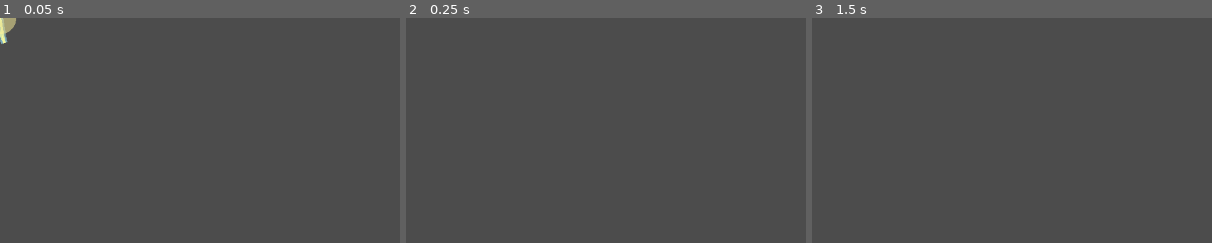
Above: before the commit, frames 1-3 (left to right).
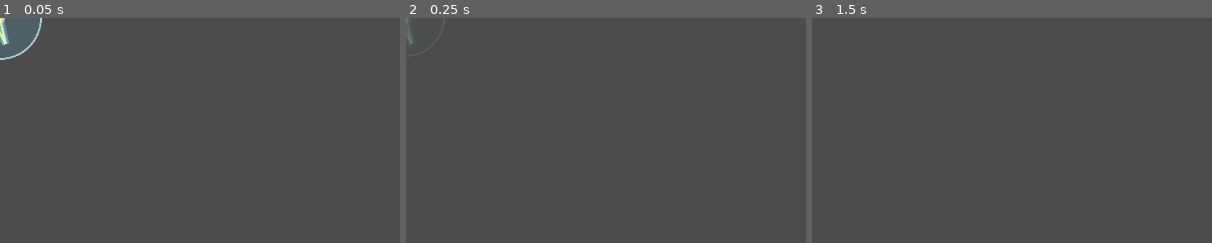
Above: after the commit, the same moments.

Repository: EthanAGi/CircleSurvivor
Game: Godot game, scene res://scenes/lightning.tscn
Two runs of this game, one before a commit and one after it. Both use one fixed random seed, a clock stepped at 60 frames per second and the inputs below. This scene is started directly instead of the project's main scene.
Inputs (mouse positions are % of the whole screen's width and height, from its top left):
- Up to frame 1 (0.05 s): no input
- Up to frame 2 (0.25 s): no input
- Up to frame 3 (1.5 s): tap Enter (ui_accept) at 0.5, 0.77, 1.25 s; move the mouse to (72, 45) at 0.52 s; hold D (move_right) 0.53-1.28 s; move the mouse to (30, 55) at 1.27 s; hold S (move_down) from 1.28 s (still down)
The pictures show only the part of the screen within x 0-50%, y 0-50%; the shares and areas given below are measured in that part.

The runs differ from the first frame. In frame 1, 1.5% of the frame differs, in the area x 0-11%, y 0-19%; in frame 2, less than 0.1%; in frame 3, nothing differs.

Commit message:
Add: Lightning AoE Affect

Diff:
--- a/scripts/lightning.gd
+++ b/scripts/lightning.gd
@@ -1,7 +1,7 @@
 extends Node2D
 
-@export var lifetime: float = 0.18
-@export var strike_radius: float = 26.0
+@export var lifetime: float = 0.28
+@export var strike_radius: float = 70.0
 
 var elapsed: float = 0.0
 
@@ -19,22 +19,30 @@
 	var t: float = clamp(elapsed / lifetime, 0.0, 1.0)
 	var alpha: float = 1.0 - t
 
-	var top := Vector2(0, -90)
-	var p1 := Vector2(-8, -55)
-	var p2 := Vector2(10, -20)
-	var p3 := Vector2(-6, 10)
-	var p4 := Vector2(7, 40)
-	var bottom := Vector2(0, 0)
+	var top := Vector2(0, -100)
+	var p1 := Vector2(-10, -60)
+	var p2 := Vector2(12, -25)
+	var p3 := Vector2(-8, 8)
+	var p4 := Vector2(9, 42)
+	var bottom := Vector2.ZERO
 
 	var bolt_color := Color(1.0, 1.0, 0.6, alpha)
-	var glow_color := Color(0.6, 0.9, 1.0, alpha * 0.55)
-	var ground_color := Color(1.0, 0.95, 0.6, alpha * 0.7)
+	var glow_color := Color(0.35, 0.85, 1.0, alpha * 0.55)
+	var aoe_fill_color := Color(0.35, 0.8, 1.0, alpha * 0.18)
+	var aoe_ring_color := Color(0.75, 0.95, 1.0, alpha * 0.95)
+	var ground_color := Color(1.0, 0.95, 0.6, alpha * 0.75)
 
-	draw_line(top, p1, glow_color, 10.0)
-	draw_line(p1, p2, glow_color, 10.0)
-	draw_line(p2, p3, glow_color, 10.0)
-	draw_line(p3, p4, glow_color, 10.0)
-	draw_line(p4, bottom, glow_color, 10.0)
+	var pulse: float = sin(t * PI)
+	var visual_radius: float = strike_radius * (0.75 + pulse * 0.35)
+
+	draw_circle(Vector2.ZERO, visual_radius, aoe_fill_color)
+	draw_arc(Vector2.ZERO, visual_radius, 0.0, TAU, 64, aoe_ring_color, 3.0)
+
+	draw_line(top, p1, glow_color, 12.0)
+	draw_line(p1, p2, glow_color, 12.0)
+	draw_line(p2, p3, glow_color, 12.0)
+	draw_line(p3, p4, glow_color, 12.0)
+	draw_line(p4, bottom, glow_color, 12.0)
 
 	draw_line(top, p1, bolt_color, 4.0)
 	draw_line(p1, p2, bolt_color, 4.0)
@@ -42,4 +50,4 @@
 	draw_line(p3, p4, bolt_color, 4.0)
 	draw_line(p4, bottom, bolt_color, 4.0)
 
-	draw_circle(Vector2.ZERO, strike_radius, ground_color)
+	draw_circle(Vector2.ZERO, 8.0, ground_color)
--- a/scripts/main.gd
+++ b/scripts/main.gd
@@ -133,6 +133,7 @@
 var lightning_shock_tick_interval: float = 0.45
 var lightning_shock_chain_radius: float = 0.0
 var lightning_shock_chain_damage: int = 0
+var lightning_aoe_radius: float = 0.0
 
 var missile_cooldown: float = 99999.0
 var missile_damage: int = 0
@@ -544,21 +545,56 @@
 		return
 
 	var strikes_to_fire: int = min(lightning_strike_count, nearby_enemies.size())
+	var already_struck_enemies: Array[Area2D] = []
 
 	for i in range(strikes_to_fire):
 		var enemy: Area2D = nearby_enemies[i]
 
 		if enemy == null or not is_instance_valid(enemy):
 			continue
+
+		if enemy in already_struck_enemies:
+			continue
+
+		already_struck_enemies.append(enemy)
+
+		var strike_position: Vector2 = enemy.global_position
+		var strike_damage: int = _roll_damage(lightning_damage)
+		var scaled_aoe_radius: float = lightning_aoe_radius * attack_size_multiplier
 
 		var lightning: Node = lightning_scene.instantiate()
 		lightning.process_mode = Node.PROCESS_MODE_PAUSABLE
 		add_child(lightning)
-		lightning.global_position = enemy.global_position
-		lightning.strike_radius = 26.0 * attack_size_multiplier
+		lightning.global_position = strike_position
+		lightning.strike_radius = scaled_aoe_radius
+
+		_damage_lightning_aoe(strike_position, scaled_aoe_radius, strike_damage)
+
+func _damage_lightning_aoe(strike_position: Vector2, aoe_radius: float, strike_damage: int) -> void:
+	var damaged_enemies: Array[Area2D] = []
+
+	for child in get_children():
+		if not (child is Area2D):
+			continue
+
+		var enemy: Area2D = child as Area2D
+
+		if not is_instance_valid(enemy):
+			continue
+
+		if not enemy.scene_file_path.ends_with("enemy.tscn"):
+			continue
+
+		if enemy.global_position.distance_to(strike_position) > aoe_radius:
+			continue
+
+		if enemy in damaged_enemies:
+			continue
+
+		damaged_enemies.append(enemy)
 
 		if enemy.has_method("take_damage"):
-			enemy.take_damage(_roll_damage(lightning_damage))
+			enemy.take_damage(strike_damage)
 
 		if enemy.has_method("apply_shock"):
 			enemy.apply_shock(
@@ -890,12 +926,12 @@
 	if lightning_level == 0:
 		pool.append({
 			"id": "unlock_lightning",
-			"text": "Unlock Lightning\nStrikes nearby enemies and shocks them"
+			"text": "Unlock Lightning\nStrikes nearby enemies with shock AOE"
 		})
 	elif lightning_level < LIGHTNING_MAX_LEVEL:
 		pool.append({
 			"id": "lightning_upgrade",
-			"text": "Upgrade Lightning\nMore strikes, range, damage, and shock"
+			"text": "Upgrade Lightning\nMore strikes, range, damage, AOE, and shock"
 		})
 
 	if missile_level == 0:
@@ -1149,6 +1185,7 @@
 			lightning_range = 260.0
 			lightning_strike_count = 1
 			lightning_damage = 2
+			lightning_aoe_radius = 60.0
 			lightning_shock_duration = 1.5
 			lightning_shock_tick_damage = 1
 			lightning_shock_tick_interval = 0.45
@@ -1159,6 +1196,7 @@
 			lightning_range = 300.0
 			lightning_strike_count = 1
 			lightning_damage = 3
+			lightning_aoe_radius = 70.0
 			lightning_shock_duration = 1.7
 			lightning_shock_tick_damage = 1
 			lightning_shock_tick_interval = 0.45
@@ -1169,6 +1207,7 @@
 			lightning_range = 340.0
 			lightning_strike_count = 2
 			lightning_damage = 3
+			lightning_aoe_radius = 80.0
 			lightning_shock_duration = 1.9
 			lightning_shock_tick_damage = 1
 			lightning_shock_tick_interval = 0.45
@@ -1179,6 +1218,7 @@
 			lightning_range = 380.0
 			lightning_strike_count = 2
 			lightning_damage = 4
+			lightning_aoe_radius = 90.0
 			lightning_shock_duration = 2.1
 			lightning_shock_tick_damage = 1
 			lightning_shock_tick_interval = 0.45
@@ -1189,6 +1229,7 @@
 			lightning_range = 430.0
 			lightning_strike_count = 3
 			lightning_damage = 4
+			lightning_aoe_radius = 105.0
 			lightning_shock_duration = 2.4
 			lightning_shock_tick_damage = 2
 			lightning_shock_tick_interval = 0.45
